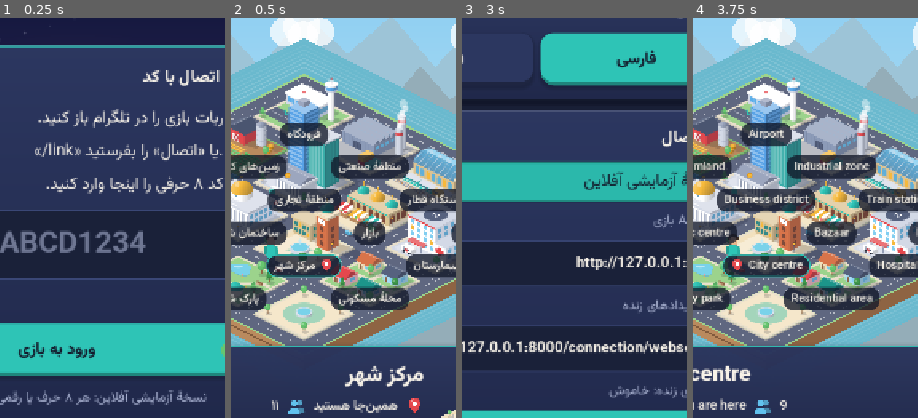
Above: before the commit, frames 1-4 (left to right).
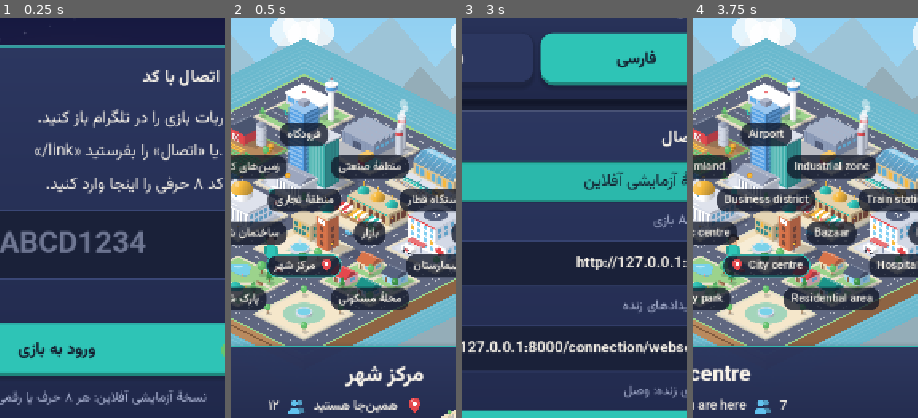
Above: after the commit, the same moments.

Repository: mrjvadi/torncity-client
Game: Godot game, scene res://dev/screenshots.tscn
Two runs of this game, one before a commit and one after it. Both use one fixed random seed, a clock stepped at 60 frames per second and the inputs below. This scene is started directly instead of the project's main scene.
Inputs (mouse positions are % of the whole screen's width and height, from its top left):
- Up to frame 1 (0.25 s): no input
- Up to frame 2 (0.5 s): no input
- Up to frame 3 (3 s): click (91, 5) at 0.5 s; click (7, 5) at 1.27 s; click (21, 28) at 2.02 s; click (8, 28) at 2.77 s
- Up to frame 4 (3.75 s): move the mouse to (72, 45) at 3.52 s; click (72, 45) at 3.67 s
The pictures show only the part of the screen within x 34-84%, y 36-86%; the shares and areas given below are measured in that part.

Frame 1 is identical in both runs. In frame 2, less than 0.1% of the frame differs, in the area x 16-22%, y 95-98%; in frame 3, 0.2%, in the area x 64-84%, y 92-95%; in frame 4, less than 0.1%.

Commit message:
Art style guide; screenshots run with realtime connected

Diff:
--- a/dev/screenshots.gd
+++ b/dev/screenshots.gd
@@ -88,7 +88,7 @@
 				continue
 			if not logged:
 				await Api.auth_link("K7Q2M9AX")
-				await Api.bootstrap()
+				await Game.start_playing()
 				shell = main.show_shell()
 				await _frames(6)
 				logged = true
Not shown, added: docs/art-style.md
